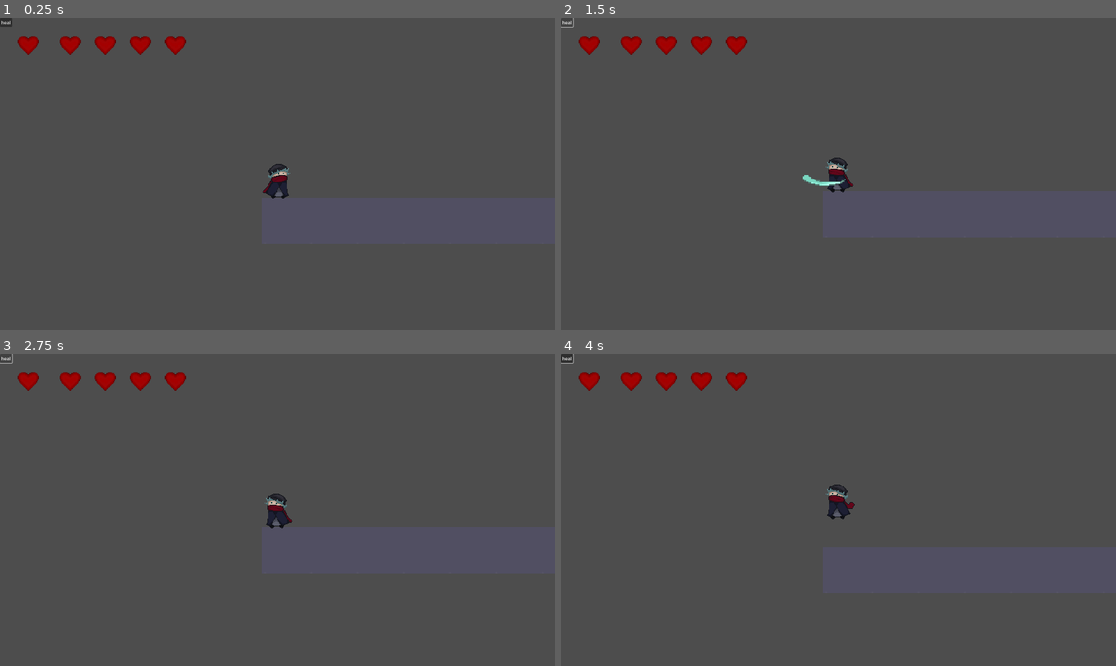
Above: before the commit, frames 1-4 (two rows, left to right).
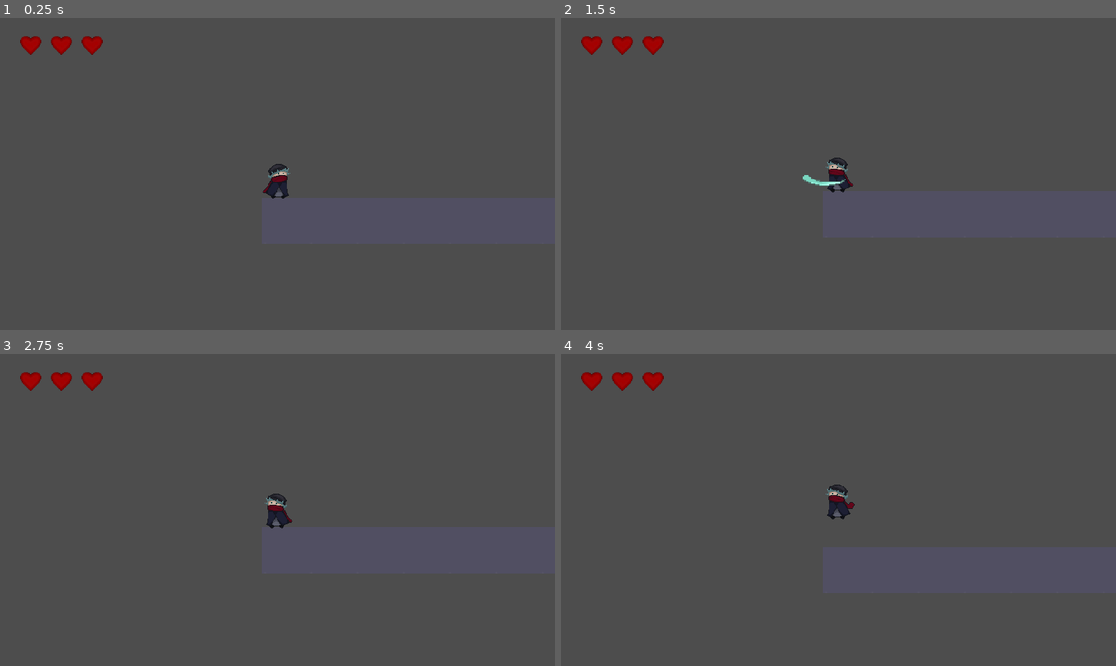
Above: after the commit, the same moments.

Repository: FirePowerGH/EchoesOfSteel
Game: Godot game, scene res://game/world/overworld/world1/world1.tscn
Two runs of this game, one before a commit and one after it. Both use one fixed random seed, a clock stepped at 60 frames per second and the inputs below.
Inputs (mouse positions are in pixels of both pictures, inside the frame that each line leads up to):
- Up to frame 1 (0.25 s): no input
- Up to frame 2 (1.5 s): click (566, 21) at 0.5 s, where only the run before the commit has a clickable "heal"; click (566, 21) at 1.25 s, where only the run before the commit has a clickable "heal"
- Up to frame 3 (2.75 s): click (5, 357) at 2 s, where only the run before the commit has a clickable "heal"
- Up to frame 4 (4 s): tap Enter at 2.75 s; move the mouse to (960, 494) at 2.77 s; tap E (enter) at 2.85, 3.6 s; tap Space (jump) at 3.02, 3.77 s; move the mouse to (727, 525) at 3.52 s

The runs differ from the first frame. In frame 1, 0.9% of the frame differs, in the area x 0-34%, y 0-12%; in frame 2, 0.9%; in frame 3, 0.9%; in frame 4, 0.9%.

Commit message:
yippie

Diff:
--- a/game/entities/player/player.tscn
+++ b/game/entities/player/player.tscn
@@ -291,7 +291,7 @@
 collision_mask = 16
 floor_constant_speed = true
 script = SubResource("GDScript_hhx74")
-hp = 5
+hp = 3
 metadata/_edit_group_ = true
 
 [node name="AnimatedSprite2D" type="AnimatedSprite2D" parent="."]
--- a/game/ui/game/hearts_ui.gd
+++ b/game/ui/game/hearts_ui.gd
@@ -10,14 +10,15 @@
 	maxHearts = hearts
 	hp = hearts
 
-	heart.play("alive")
-
-	for i in (hearts - 1):
+	for i in (hearts):
 		var newHeart = heart.duplicate()
+		newHeart.visible = true
 		container.add_child(newHeart)
-		newHeart.position.x = container.get_child_count() * 40
+		newHeart.position.x = (container.get_child_count() -1) * 35
 
 		newHeart.play("alive")
+
+	heart.queue_free()
 
 # Hearts er enten 1 eller -1, depending on du skal fjerne eller adde hjerter
 # Adder bare support for å miste ett hjerte om gangen, kan endre på dette senere if needed
@@ -26,9 +27,10 @@
 		return
 
 	if hearts > 0:
-		pass # kan adde support for healing
+		pass # kan adde support for healing later
 	else:
 		hp -= 1
+		print(hp)
 		var heartTexture = container.get_child(hp)
 
 		heartTexture.play("broken")
--- a/game/ui/game/hearts_ui.tscn
+++ b/game/ui/game/hearts_ui.tscn
@@ -1,10 +1,7 @@
-[gd_scene load_steps=12 format=3 uid="uid://dwbvsgxpv1q2i"]
+[gd_scene load_steps=8 format=3 uid="uid://dwbvsgxpv1q2i"]
 
 [ext_resource type="Script" path="res://game/ui/game/hearts_ui.gd" id="1_3x6pd"]
-[ext_resource type="Texture2D" uid="uid://cq0kl1ffn6f47" path="res://game/ui/game/sprites/heartAlive.png" id="2_emtug"]
 [ext_resource type="Texture2D" uid="uid://do54efppmr2pa" path="res://game/ui/game/sprites/HeartsDeadAlive.png" id="2_oi4jf"]
-[ext_resource type="Texture2D" uid="uid://d0aeaudmobpto" path="res://game/ui/game/sprites/heartAlive2.png" id="3_65ij3"]
-[ext_resource type="Script" path="res://game/ui/game/button.gd" id="5_5j4ft"]
 
 [sub_resource type="AtlasTexture" id="AtlasTexture_inwtt"]
 atlas = ExtResource("2_oi4jf")
@@ -47,13 +44,6 @@
 "speed": 5.0
 }]
 
-[sub_resource type="AnimatedTexture" id="AnimatedTexture_mr27a"]
-frames = 2
-frame_0/texture = ExtResource("2_emtug")
-frame_0/duration = 0.33
-frame_1/texture = ExtResource("3_65ij3")
-frame_1/duration = 0.33
-
 [node name="heartsUI" type="CanvasLayer"]
 script = ExtResource("1_3x6pd")
 
@@ -63,23 +53,8 @@
 scale = Vector2(3.03462, 3.03462)
 
 [node name="heart" type="AnimatedSprite2D" parent="HBoxContainer"]
+visible = false
 texture_filter = 1
-position = Vector2(32.294, 31.9645)
+position = Vector2(0.32953, 31.9645)
 sprite_frames = SubResource("SpriteFrames_7revt")
 animation = &"alive"
-
-[node name="heart" type="TextureRect" parent="."]
-visible = false
-texture_filter = 1
-offset_right = 40.0
-offset_bottom = 40.0
-texture = SubResource("AnimatedTexture_mr27a")
-expand_mode = 2
-
-[node name="Button" type="Button" parent="."]
-offset_right = 8.0
-offset_bottom = 8.0
-text = "heal"
-script = ExtResource("5_5j4ft")
-
-[connection signal="pressed" from="Button" to="Button" method="_on_pressed"]
